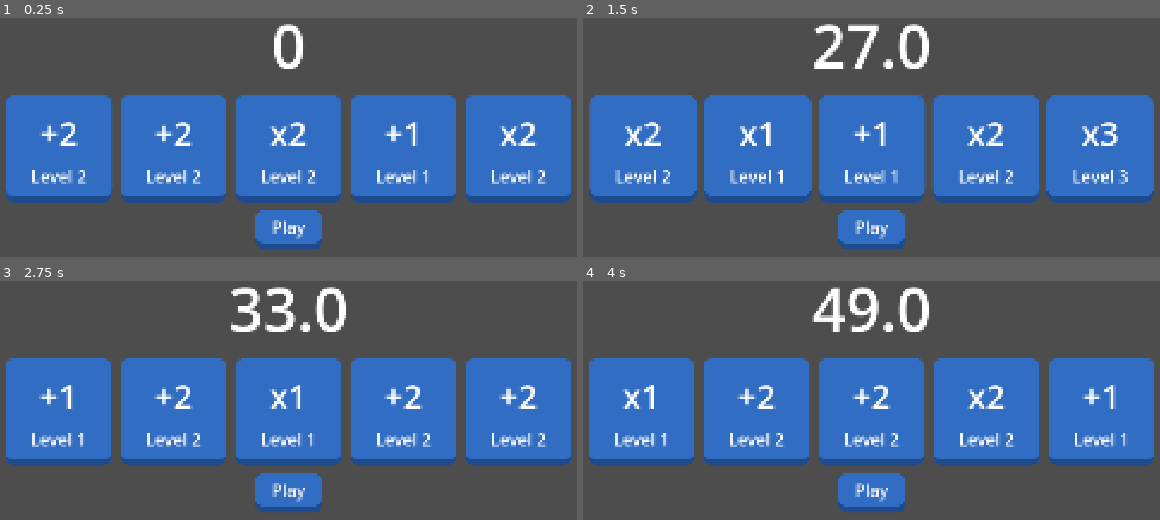
Above: before the commit, frames 1-4 (two rows, left to right).
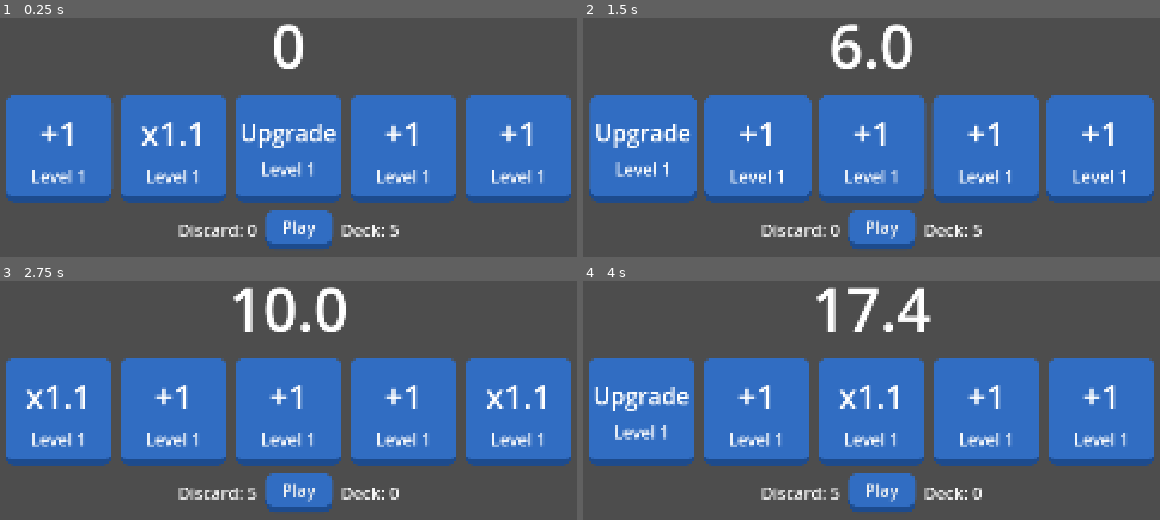
Above: after the commit, the same moments.

Repository: billyhawkes/card-game
Game: Godot game, scene res://scenes/game.tscn
The game is run twice, just before and just after one commit, with the same random seed, the same clock (stepped at 60 frames per second) and the same inputs.
Inputs (mouse positions are in pixels of both pictures, inside the frame that each line leads up to):
- Up to frame 1 (0.25 s): no input
- Up to frame 2 (1.5 s): click "Play" at 0.5 s; click "Play" at 1.25 s
- Up to frame 3 (2.75 s): click "Play" at 2 s
- Up to frame 4 (4 s): tap Enter at 2.75 s; move the mouse to (1044, 367) at 2.77 s; press the mouse at (1044, 367) at 2.78 s; tap Space at 3.5 s; move the mouse to (709, 412) at 3.52 s; release the mouse at (709, 412) at 3.53 s; click (709, 412) at 3.6 s

The runs differ from the first frame. In frame 1, 4.2% of the frame differs, in the area x 10-95%, y 43-97%; in frame 2, 6.0%, in the area x 2-95%, y 2-97%; in frame 3, 4.6%; in frame 4, 6.0%.
Error after the commit: Attempt to call function 'upgrade_card' in base 'null instance' on a null instance. (res://scenes/card.gd:76)

Commit message:
feat: add upgrade card

Diff:
--- a/project.godot
+++ b/project.godot
@@ -23,7 +23,7 @@
 
 [editor_plugins]
 
-enabled=PackedStringArray("res://addons/ReorderableContainer/plugin.cfg")
+enabled=PackedStringArray()
 
 [gui]
 
--- a/scenes/card.gd
+++ b/scenes/card.gd
@@ -3,52 +3,78 @@
 
 enum CardType {
 	Add,
-	Multiply
+	Multiply,
+	Upgrade
 }
 
 @export var type: CardType
 @export var level: int
+var card_id: int
 
 @onready var value_label: Label = $Panel/VBoxContainer/ValueLabel
 @onready var level_label: Label = $Panel/VBoxContainer/LevelLabel
+var card_manager: Node2D
 
 const CARD = preload("res://scenes/card.tscn")
 
 var is_dragging := false
 var is_over := false
-var card_container: HandContainer
+var hand_container: HandContainer
 var at_rest: bool = false
 
-func _init(_type: CardType = CardType.Add, _level: int = 1) -> void:
+func _init(_type: CardType = CardType.Add, _level: int = 1, _card_id: int = 0) -> void:
 	type = _type
 	level = _level
+	card_id = _card_id
 
 func _ready() -> void:
 	value_label.text = label()
 	level_label.text = "Level " + str(level)
-	card_container = get_parent()
+	hand_container = get_parent()
+	card_manager = get_tree().root.get_child(0).get_child(0)
 
-static func create_card(type: CardType, level: int) -> Card:
+static func create_card(_type: CardType, _level: int, _card_id: int) -> Card:
 	var new_card: Card = CARD.instantiate()
-	new_card.type = type
-	new_card.level = level
+	new_card.type = _type
+	new_card.level = _level
+	new_card.card_id = _card_id
 	return new_card
+
+func get_value():
+	match type:
+		CardType.Add:
+			return level
+		CardType.Multiply:
+			return 1 + (level * 0.1)
+		_:
+			return ""
 
 func label() -> String:
 	match type:
 		CardType.Add:
-			return "+" + str(level)
+			return "+" + str(get_value())
 		CardType.Multiply:
-			return "x" + str(level)
+			return "x" + str(get_value())
+		CardType.Upgrade:
+			value_label.add_theme_font_size_override("font_size", 56)
+			return "Upgrade"
 		_:
 			return ""
 
 func card_action(score: float) -> float:
 	match type:
 		CardType.Add:
-			return score + level
+			return score + get_value()
 		CardType.Multiply:
-			return score * level
+			return score * get_value()
+		CardType.Upgrade:
+			var cards = hand_container.get_children() as Array[Card]
+			var index = cards.find(self)
+			var next_card = cards[index + 1]
+			print(next_card.card_id)
+			if next_card:
+				card_manager.upgrade_card(next_card.card_id)
+			return score
 		_:
 			return score
 
@@ -56,23 +82,23 @@
 	handle_drag(delta)
 
 func handle_drag(delta: float) -> void:
-	if (is_over or is_dragging) and (card_container.dragging_card == null or card_container.dragging_card == self):
+	if (is_over or is_dragging) and (hand_container.dragging_card == null or hand_container.dragging_card == self):
 		if Input.is_action_pressed("click"):
 			self.z_index = 1000
 
 			# Reorder on hover
-			var closest_index = card_container.get_closest_position_to_cursor()
-			card_container.move_child(self, closest_index)
+			var closest_index = hand_container.get_closest_position_to_cursor()
+			hand_container.move_child(self, closest_index)
 
 			# Follow cursor
 			global_position = lerp(global_position, get_global_mouse_position() - size/2, 22 * delta)
 
 			is_dragging = true
 			at_rest = false
-			card_container.dragging_card = self
+			hand_container.dragging_card = self
 		else:
 			move_to_rest(delta)
-			card_container.dragging_card = null
+			hand_container.dragging_card = null
 			is_dragging = false
 	else:
 		move_to_rest(delta)
@@ -80,7 +106,7 @@
 func move_to_rest(delta: float) -> void:
 	if at_rest == true:
 		return
-	var resting_position = card_container.get_resting_position(self)
+	var resting_position = hand_container.get_resting_position(self)
 	global_position = lerp(global_position, resting_position, 22 * delta)
 	if resting_position == global_position:
 		at_rest = true
--- a/scenes/card.tscn
+++ b/scenes/card.tscn
@@ -37,6 +37,7 @@
 
 [node name="LevelLabel" type="Label" parent="Panel/VBoxContainer"]
 layout_mode = 2
+size_flags_horizontal = 4
 
 [connection signal="mouse_entered" from="Panel" to="." method="_on_mouse_entered"]
 [connection signal="mouse_exited" from="Panel" to="." method="_on_mouse_exited"]
--- /dev/null
+++ b/scenes/card_manager.gd
@@ -0,0 +1,83 @@
+extends Node2D
+
+var cards: Array[Card] = []
+var deck: Array[int] = []
+var discard: Array[int] = []
+var hand: Array[int] = []
+
+@onready var hand_container: Container = %HandContainer
+const CARD = preload("res://scenes/card.tscn")
+@onready var points_label: Label = %PointsLabel
+@onready var discard_label: Label = %DiscardLabel
+@onready var deck_label: Label = %DeckLabel
+
+func _ready() -> void:
+	# TODO: Load cards from storage
+	for x in 10:
+		var card: Card
+		if x < 7:
+			card = Card.new(Card.CardType.Add, 1, x)
+		elif x < 9:
+			card = Card.new(Card.CardType.Multiply, 1, x)
+		else:
+			card = Card.new(Card.CardType.Upgrade, 1, x)
+		cards.append(card)
+
+	# Fill deck randomly (Should happen at start of round)
+	for index in len(cards):
+		deck.append(index)
+	deck.shuffle()
+
+	refresh_hand()
+
+# Algorithm
+# 1. hand to discard
+# 2. grab from deck
+# 3. if nothing left in deck reshuffle into deck
+func refresh_hand() -> void:
+	for index in len(hand):
+		var id = hand.pop_front()
+		discard.append(id)
+
+	while len(hand) < 5:
+		var card_id = deck.pop_front()
+		if card_id == null:
+			for index in len(discard):
+				var id = discard.pop_front()
+				deck.append(id)
+				deck.shuffle()
+		hand.append(card_id)
+
+	for child in hand_container.get_children():
+		hand_container.remove_child(child)
+	for card_id in hand:
+		var card = cards[card_id]
+		var card_scene = Card.create_card(card.type, card.level, card.card_id)
+		hand_container.add_child(card_scene)
+
+	deck_label.text = "Deck: " + str(len(deck))
+	discard_label.text = "Discard: " + str(len(discard))
+
+	print(
+		"Deck: ",deck, "\n",
+		"Discard: ", discard, "\n",
+		"Hand: ", hand, "\n",
+	)
+
+func upgrade_card(id: int) -> void:
+	print("UPGRADE")
+	cards[id].level += 1
+
+# ROUND MANAGEMENT
+
+var round := 1
+var num_hands := 5
+var points := 0.0
+var round_goal := 100
+
+func _on_play_button_pressed() -> void:
+	var score = hand_container.calculate_hand()
+	round += 1
+	points += score
+	points_label.text = str(points)
+	refresh_hand()
--- a/scenes/game.gd
+++ b/scenes/game.gd
@@ -1,70 +1 @@
 extends Node2D
-
-var cards: Array[Card] = []
-var deck: Array[int] = []
-var discard: Array[int] = []
-var hand: Array[int] = []
-
-@onready var hand_container: Container = %HandContainer
-const CARD = preload("res://scenes/card.tscn")
-@onready var points_label: Label = %PointsLabel
-
-func _ready() -> void:
-	# TODO: Load cards from storage
-	for x in 5:
-		cards.append(Card.new(Card.CardType.Add, randi() % 2 + 1))
-	for x in 5:
-		cards.append(Card.new(Card.CardType.Multiply, randi() % 3 +1))
-
-	# Fill deck randomly (Should happen at start of round)
-	for index in len(cards):
-		deck.append(index)
-	deck.shuffle()
-
-	refresh_hand()
-
-# Algorithm
-# 1. hand to discard
-# 2. grab from deck
-# 3. if nothing left in deck reshuffle into deck
-func refresh_hand():
-	for index in len(hand):
-		var id = hand.pop_front()
-		discard.append(id)
-
-	while len(hand) < 5:
-		var card_id = deck.pop_front()
-		if card_id == null:
-			for index in len(discard):
-				var id = discard.pop_front()
-				deck.append(id)
-				deck.shuffle()
-		hand.append(card_id)
-
-	for child in hand_container.get_children():
-		hand_container.remove_child(child)
-	for card_id in hand:
-		var card = cards[card_id]
-		var card_scene = Card.create_card(card.type, card.level)
-		hand_container.add_child(card_scene)
-
-	print(
-		"Deck: ",deck, "\n",
-		"Discard: ", discard, "\n",
-		"Hand: ", hand, "\n",
-	)
-
-
-# ROUND MANAGEMENT
-
-var round := 1
-var num_hands := 5
-var points := 0.0
-var round_goal := 100
-
-func _on_play_button_pressed() -> void:
-	var score = hand_container.calculate_hand()
-	round += 1
-	points += score
-	points_label.text = str(points)
-	refresh_hand()
--- a/scenes/game.tscn
+++ b/scenes/game.tscn
@@ -1,10 +1,15 @@
-[gd_scene load_steps=3 format=3 uid="uid://b8upd5s60o0j6"]
+[gd_scene load_steps=4 format=3 uid="uid://b8upd5s60o0j6"]
 
 [ext_resource type="Script" uid="uid://cxltchabywlpj" path="res://scenes/game.gd" id="1_uwrxv"]
+[ext_resource type="Script" uid="uid://8v4qgb0qyjo0" path="res://scenes/card_manager.gd" id="2_lnu2h"]
 [ext_resource type="Script" uid="uid://dq1ffuvjirpbu" path="res://scenes/hand_container.gd" id="2_yqjtg"]
 
 [node name="Game" type="Node2D"]
 script = ExtResource("1_uwrxv")
+
+[node name="CardManager" type="Node2D" parent="."]
+unique_name_in_owner = true
+script = ExtResource("2_lnu2h")
 
 [node name="CanvasLayer" type="CanvasLayer" parent="."]
 
@@ -37,9 +42,23 @@
 size_flags_vertical = 4
 script = ExtResource("2_yqjtg")
 
-[node name="PlayButton" type="Button" parent="CanvasLayer/VBoxContainer"]
+[node name="HBoxContainer" type="HBoxContainer" parent="CanvasLayer/VBoxContainer"]
+layout_mode = 2
+
+[node name="DiscardLabel" type="Label" parent="CanvasLayer/VBoxContainer/HBoxContainer"]
+unique_name_in_owner = true
+layout_mode = 2
+text = "Deck:"
+
+[node name="PlayButton" type="Button" parent="CanvasLayer/VBoxContainer/HBoxContainer"]
+unique_name_in_owner = true
 layout_mode = 2
 size_flags_horizontal = 4
 text = "Play"
 
-[connection signal="pressed" from="CanvasLayer/VBoxContainer/PlayButton" to="." method="_on_play_button_pressed"]
+[node name="DeckLabel" type="Label" parent="CanvasLayer/VBoxContainer/HBoxContainer"]
+unique_name_in_owner = true
+layout_mode = 2
+text = "Deck:"
+
+[connection signal="pressed" from="CanvasLayer/VBoxContainer/HBoxContainer/PlayButton" to="CardManager" method="_on_play_button_pressed"]
--- a/scenes/hand_container.gd
+++ b/scenes/hand_container.gd
@@ -7,8 +7,8 @@
 func get_resting_positions() -> Array[Vector2]:
 	var num_cards = get_child_count()
 	var positions: Array[Vector2] = []
-	for position in num_cards:
-		positions.append(Vector2(((global_position.x - (position * -(card_size + 20))) - card_size * num_cards / 2) - num_cards / 2 * 20, global_position.y))
+	for pos in num_cards:
+		positions.append(Vector2(((global_position.x - (pos * -(card_size + 20))) - card_size * num_cards / 2) - num_cards / 2 * 20, global_position.y))
 	return positions
 
 func get_resting_position(card: Card) -> Vector2:
@@ -35,7 +35,7 @@
 
 func calculate_hand() -> float:
 	var cards = get_children()
-	var score := 0
+	var score: float = 0.0
 	for card in cards:
 		score = card.card_action(score)
 	return score
Not shown, added: scenes/card_manager.gd.uid
